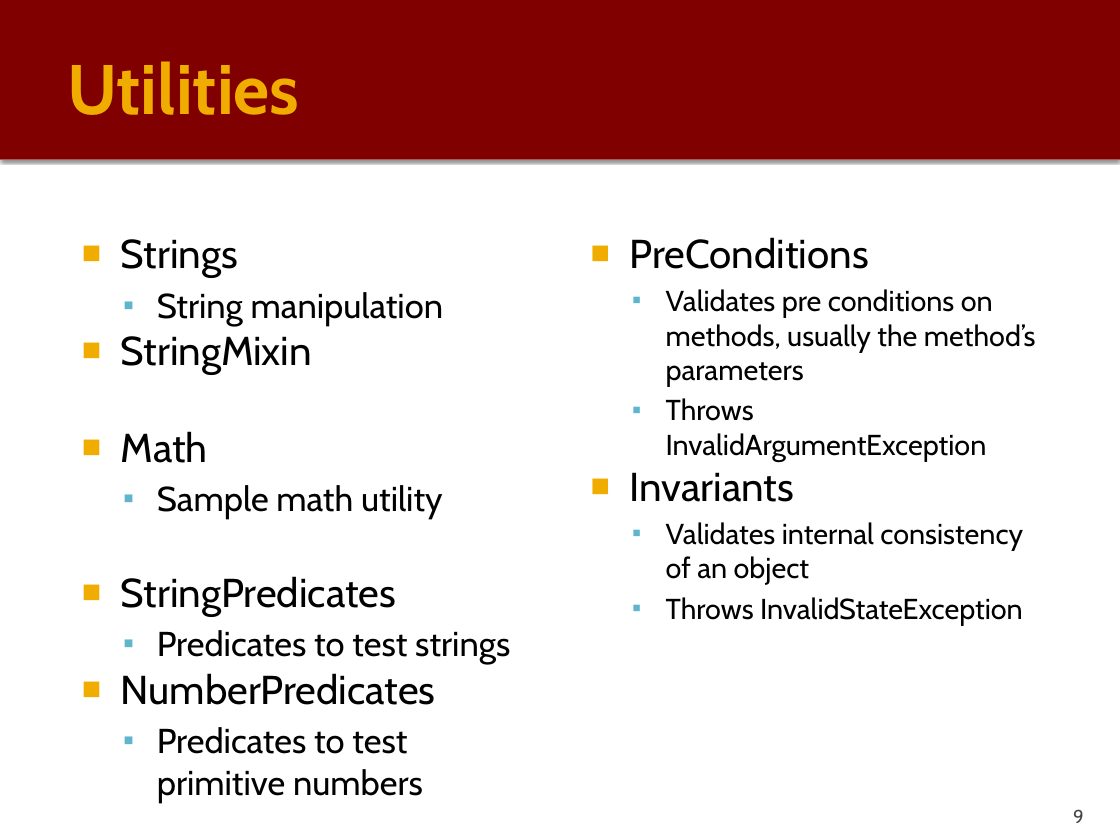
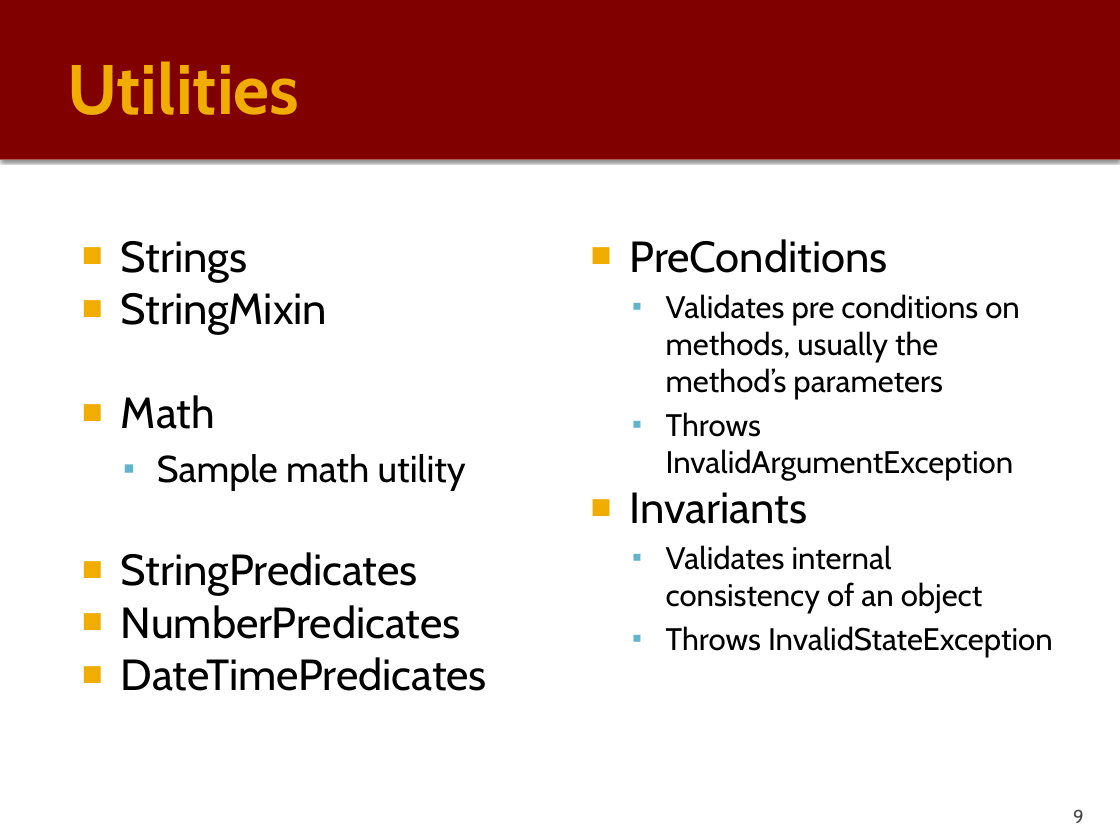
Before and after one commit to PauloGandraSousa/eapliframework, a slide deck: slide 9 of documentation/eapli.framework-Tech-Description.pptx. Drawn at 1120x840 pixels with LibreOffice and Linux fonts; fonts in the diff are those of the drawing. Boxes give left, top, right and bottom in pixels: in the first picture for what was removed or moved away, otherwise in the second. Text is boxed around its words. In the diff, an @@ line names an element or a change of style, - is before the commit and + after.

```diff
--- a/documentation/eapli.framework-Tech-Description.pptx
+++ b/documentation/eapli.framework-Tech-Description.pptx
@@ text "PreConditions" at box(630, 239, 1053, 657): size 25.9 to 28 pt in "PreConditions", "Invariants"; size 18.5 to 20 pt in "Validates pre conditions on methods, usually the ...", "Throws InvalidArgumentException", "Validates internal consistency of an object", "Throws InvalidStateException" @@
@@ text at box(121, 241, 466, 639): size 25.9 to 28 pt in "Strings", "StringMixin", "Math", "StringPredicates" and 1 more places; size 22.2 to 24 pt in "Sample math utility" @@
@@ text at box(157, 292, 443, 326): paragraph removed @@
-  ▪ String manipulation
@@ text at box(121, 657, 487, 691): text changed; size 22.2 to 28 pt @@
-  ▪ Predicates to test primitive numbers
+■ DateTimePredicates
@@ text at box(157, 630, 510, 665): paragraph removed @@
-  ▪ Predicates to test strings
```
Also in this commit, not shown: 2 other slides changed, 1 slide added, 3 other files.
